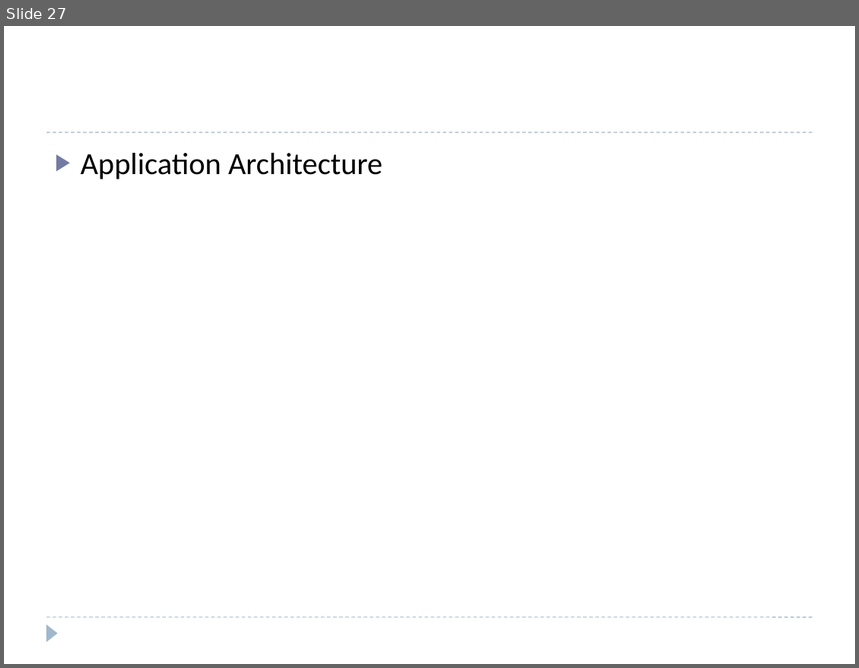
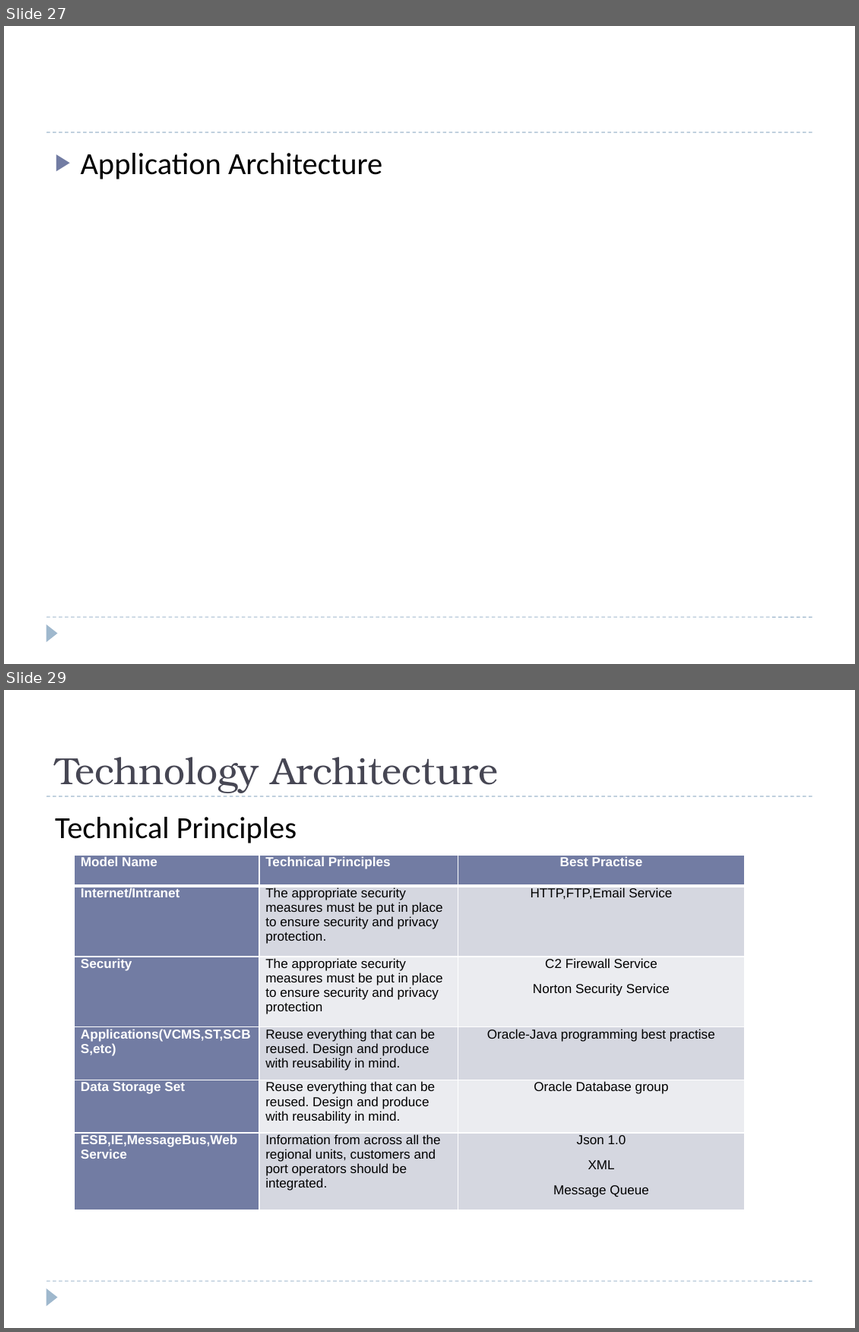
Before and after one commit to windieccf/t1-shipping, a slide deck: Enterprise Architech Presentation.pptx. Shown one above the other, each under a label of ours: slide 27 before the commit, slides 27 and 29 after it; the slides between them are not shown. The pictures are 859x668 and 859x1332 pixels, drawn with LibreOffice and Linux fonts; fonts in the diff are those of the drawing. Boxes give left, top, right and bottom in pixels: in the first picture for what was removed or moved away, otherwise in the second. Text is boxed around its words. In the diff, an @@ line names an element or a change of style, - is before the commit and + after.

```diff
--- a/Enterprise Architech Presentation.pptx
+++ b/Enterprise Architech Presentation.pptx
@@ slide 29 added at [4,690,855,1328], background #FFFFFF; not listed: 3 template elements that a slide beside it also shows @@
@@ title added at [55,757,498,793], 32 pt, text #464653 @@
+Technology Architecture
@@ text added at [55,817,297,844], 26 pt, text #000000 @@
+Technical Principles
@@ table added at [75,855,744,1210], 6 rows, 3 columns @@
+Model Name | Technical Principles | Best Practise
+Internet/Intranet | The appropriate security measures must be put in place to ensure security and privacy protection. | HTTP,FTP,Email Service
+Security | The appropriate security measures must be put in place to ensure security and privacy protection | C2 Firewall Service / Norton Security Service
+Applications(VCMS,ST,SCBS,etc) | Reuse everything that can be reused. Design and produce with reusability in mind. | Oracle-Java programming best practise
+Data Storage Set | Reuse everything that can be reused. Design and produce with reusability in mind. | Oracle Database group
+ESB,IE,MessageBus,Web Service | Information from across all the regional units, customers and port operators should be integrated. | Json 1.0 / XML / Message Queue
```
Also in this commit, not shown: 1 slide changed, 2 other slides added.
